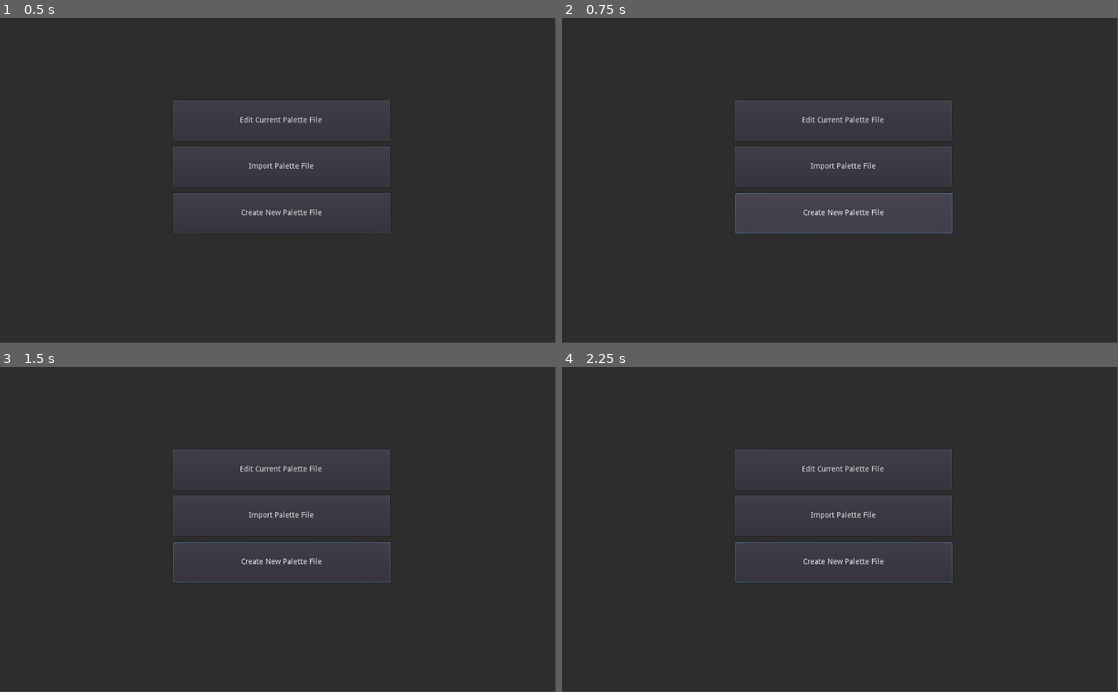
Above: before the commit, frames 1-4 (two rows, left to right).
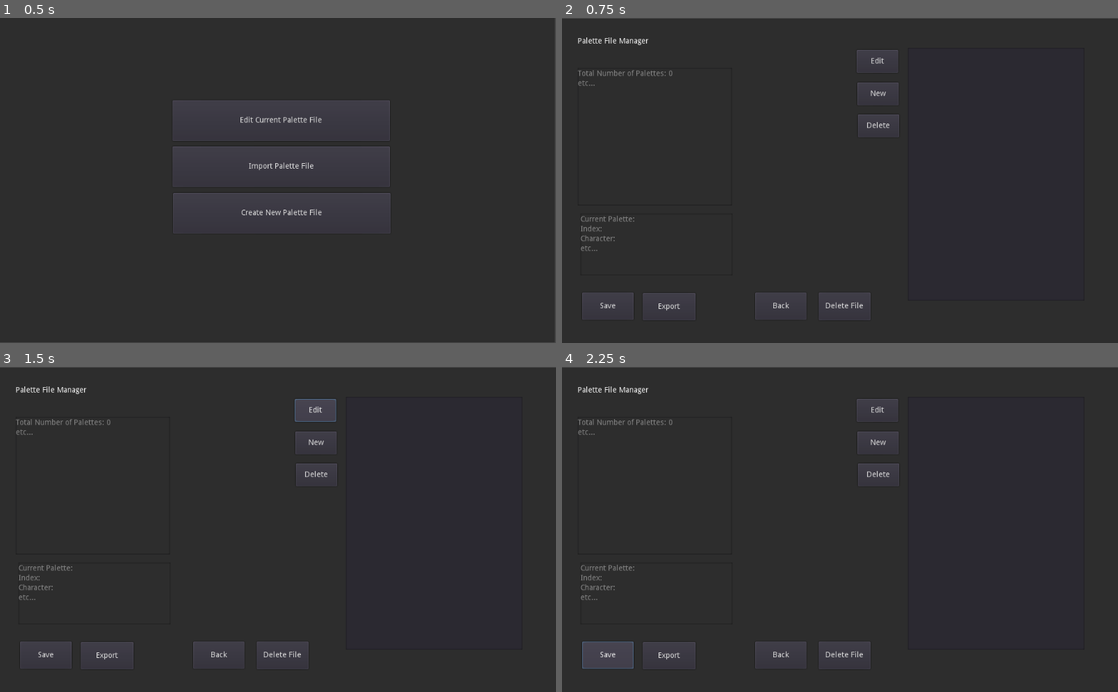
Above: after the commit, the same moments.

Repository: hrszpuk/HFPE
Game: Godot game, scene res://Scenes/Main Menu.tscn
The game is run twice, just before and just after one commit, with the same random seed, the same clock (stepped at 60 frames per second) and the same inputs.
Inputs (mouse positions are in pixels of both pictures, inside the frame that each line leads up to):
- Up to frame 1 (0.5 s): no input
- Up to frame 2 (0.75 s): click "Create New Palette File" at 0.5 s
- Up to frame 3 (1.5 s): click (316, 409) at 1.25 s, where only the run after the commit has a clickable "Edit"
- Up to frame 4 (2.25 s): click (606, 656) at 2 s, where only the run after the commit has a clickable "Save"

Frame 1 is identical in both runs. In frame 2, 9.8% of the frame differs, in the area x 0-100%, y 0-100%; in frame 3, 6.6%; in frame 4, 6.8%.
Error after the commit: Parse Error: Variable "ItemList" shadows a native class. (res://Scenes/PaletteFileManager.gd:3)

Commit message:
Finished designing scenes

Diff:
--- /dev/null
+++ b/source/Scenes/Main Menu.gd
@@ -0,0 +1,4 @@
+extends Control
+
+func _on_CreateFileButton_pressed():
+	get_tree().change_scene("res://Scenes/PaletteFileManager.tscn")
--- a/source/Scenes/Main Menu.tscn
+++ b/source/Scenes/Main Menu.tscn
@@ -1,13 +1,19 @@
-[gd_scene format=2]
+[gd_scene load_steps=2 format=2]
+
+[ext_resource path="res://Scenes/Main Menu.gd" type="Script" id=1]
 
 [node name="Main Menu" type="Control"]
 anchor_right = 1.0
 anchor_bottom = 1.0
+script = ExtResource( 1 )
 
 [node name="Background" type="ColorRect" parent="."]
 margin_right = 1022.0
 margin_bottom = 599.0
 color = Color( 0.180392, 0.180392, 0.180392, 1 )
+__meta__ = {
+"_edit_use_anchors_": false
+}
 
 [node name="EditCurrentFileButton" type="Button" parent="."]
 margin_left = 318.0
@@ -39,3 +45,5 @@
 __meta__ = {
 "_edit_use_anchors_": false
 }
+
+[connection signal="pressed" from="CreateFileButton" to="." method="_on_CreateFileButton_pressed"]
--- /dev/null
+++ b/source/Scenes/PaletteEditor.tscn
@@ -0,0 +1,117 @@
+[gd_scene load_steps=5 format=2]
+
+[ext_resource path="res://Assets/proj/goto/super.png" type="Texture" id=1]
+[ext_resource path="res://Assets/char/goto/idle.png" type="Texture" id=2]
+[ext_resource path="res://Assets/proj/goto/attack.png" type="Texture" id=3]
+
+[sub_resource type="Theme" id=1]
+
+[node name="PaletteEditor" type="Control"]
+anchor_right = 1.0
+anchor_bottom = 1.0
+__meta__ = {
+"_edit_use_anchors_": false
+}
+
+[node name="Background" type="ColorRect" parent="."]
+margin_top = 1.0
+margin_right = 1024.0
+margin_bottom = 603.0
+color = Color( 0.180392, 0.180392, 0.180392, 1 )
+__meta__ = {
+"_edit_use_anchors_": false
+}
+
+[node name="ColorList" type="ItemList" parent="."]
+margin_left = 571.0
+margin_top = 33.0
+margin_right = 685.0
+margin_bottom = 488.0
+__meta__ = {
+"_edit_use_anchors_": false
+}
+
+[node name="CharacterPanel" type="Panel" parent="."]
+margin_left = 17.0
+margin_top = 34.0
+margin_right = 312.0
+margin_bottom = 375.0
+theme = SubResource( 1 )
+__meta__ = {
+"_edit_use_anchors_": false
+}
+
+[node name="CharacterSprite" type="Sprite" parent="CharacterPanel"]
+position = Vector2( 148, 169 )
+scale = Vector2( 5.4375, 5.1875 )
+texture = ExtResource( 2 )
+hframes = 4
+
+[node name="AttackPanel" type="Panel" parent="."]
+margin_left = 322.0
+margin_top = 35.0
+margin_right = 561.0
+margin_bottom = 250.0
+__meta__ = {
+"_edit_use_anchors_": false
+}
+
+[node name="AttackSprite" type="Sprite" parent="AttackPanel"]
+position = Vector2( 120.5, 107.5 )
+scale = Vector2( 7.40625, 6.65625 )
+texture = ExtResource( 3 )
+hframes = 4
+
+[node name="SuperPanel" type="Panel" parent="."]
+margin_left = 322.0
+margin_top = 259.0
+margin_right = 561.0
+margin_bottom = 483.0
+__meta__ = {
+"_edit_use_anchors_": false
+}
+
+[node name="SuperSprite" type="Sprite" parent="SuperPanel"]
+position = Vector2( 120.5, 111 )
+scale = Vector2( 4.9375, 4.625 )
+texture = ExtResource( 1 )
+hframes = 4
+
+[node name="AnimationButton" type="OptionButton" parent="."]
+margin_left = 161.0
+margin_top = 386.0
+margin_right = 310.0
+margin_bottom = 425.0
+__meta__ = {
+"_edit_use_anchors_": false
+}
+
+[node name="CharacterFlipped" type="CheckButton" parent="."]
+margin_left = 78.0
+margin_top = 386.0
+margin_right = 154.0
+margin_bottom = 426.0
+__meta__ = {
+"_edit_use_anchors_": false
+}
+
+[node name="FlippedLabel" type="Label" parent="."]
+margin_left = 11.0
+margin_top = 390.0
+margin_right = 90.0
+margin_bottom = 421.0
+text = "Flipped:"
+align = 1
+valign = 1
+__meta__ = {
+"_edit_use_anchors_": false
+}
+
+[node name="ColorPicker" type="ColorPicker" parent="."]
+margin_left = 701.0
+margin_top = 31.0
+margin_right = 1009.0
+margin_bottom = 493.0
+__meta__ = {
+"_edit_use_anchors_": false
+}
--- /dev/null
+++ b/source/Scenes/PaletteFileManager.gd
@@ -0,0 +1,13 @@
+extends Control
+
+onready var ItemList = $ItemList
+onready var ItemTexture = preload("res://Assets/logo.png")
+
+func _on_BackButton_pressed():
+	get_tree().change_scene("res://Scenes/Main Menu.tscn")
+
+
+func _on_NewButton_pressed():
+	ItemList.add_item("Test", ItemTexture, true)
+	ItemList.ensure_current_is_visible()
+	print(ItemList.get_item_count())
--- /dev/null
+++ b/source/Scenes/PaletteFileManager.tscn
@@ -0,0 +1,139 @@
+[gd_scene load_steps=2 format=2]
+
+[ext_resource path="res://Scenes/PaletteFileManager.gd" type="Script" id=1]
+
+[node name="PaletteFileManager" type="Control"]
+anchor_right = 1.0
+anchor_bottom = 1.0
+script = ExtResource( 1 )
+__meta__ = {
+"_edit_use_anchors_": false
+}
+
+[node name="Background" type="ColorRect" parent="."]
+margin_top = 1.0
+margin_right = 1024.0
+margin_bottom = 601.0
+color = Color( 0.180392, 0.180392, 0.180392, 1 )
+__meta__ = {
+"_edit_use_anchors_": false
+}
+
+[node name="ItemList" type="ItemList" parent="."]
+margin_left = 637.0
+margin_top = 55.0
+margin_right = 962.0
+margin_bottom = 522.0
+items = [ "Shoto Goto", null, false ]
+fixed_column_width = 1
+__meta__ = {
+"_edit_use_anchors_": false
+}
+
+[node name="MainLabel" type="Label" parent="."]
+margin_left = 29.0
+margin_top = 36.0
+margin_right = 188.0
+margin_bottom = 50.0
+text = "Palette File Manager"
+__meta__ = {
+"_edit_use_anchors_": false
+}
+
+[node name="EditButton" type="Button" parent="."]
+margin_left = 543.0
+margin_top = 59.0
+margin_right = 619.0
+margin_bottom = 101.0
+rect_pivot_offset = Vector2( 59, 21 )
+text = "Edit"
+__meta__ = {
+"_edit_use_anchors_": false
+}
+
+[node name="NewButton" type="Button" parent="."]
+margin_left = 544.0
+margin_top = 119.0
+margin_right = 620.0
+margin_bottom = 161.0
+rect_pivot_offset = Vector2( 59, 21 )
+text = "New"
+__meta__ = {
+"_edit_use_anchors_": false
+}
+
+[node name="DeleteButton" type="Button" parent="."]
+margin_left = 545.0
+margin_top = 178.0
+margin_right = 621.0
+margin_bottom = 220.0
+text = "Delete"
+__meta__ = {
+"_edit_use_anchors_": false
+}
+
+[node name="OverallInfographic" type="TextEdit" parent="."]
+margin_left = 29.0
+margin_top = 92.0
+margin_right = 313.0
+margin_bottom = 346.0
+text = "Total Number of Palettes: 0
+etc..."
+readonly = true
+__meta__ = {
+"_edit_use_anchors_": false
+}
+
+[node name="CurrentInfographic" type="TextEdit" parent="."]
+margin_left = 34.0
+margin_top = 361.0
+margin_right = 314.0
+margin_bottom = 475.0
+text = "Current Palette:
+Index:
+Character:
+etc..."
+readonly = true
+__meta__ = {
+"_edit_use_anchors_": false
+}
+
+[node name="SaveMenuButton" type="Button" parent="."]
+margin_left = 37.0
+margin_top = 507.0
+margin_right = 132.0
+margin_bottom = 557.0
+text = "Save"
+
+[node name="ExportMenuButton" type="Button" parent="."]
+margin_left = 149.0
+margin_top = 508.0
+margin_right = 246.0
+margin_bottom = 558.0
+text = "Export"
+__meta__ = {
+"_edit_use_anchors_": false
+}
+
+[node name="BackButton" type="Button" parent="."]
+margin_left = 356.0
+margin_top = 507.0
+margin_right = 450.0
+margin_bottom = 557.0
+text = "Back"
+__meta__ = {
+"_edit_use_anchors_": false
+}
+
+[node name="DeleteMenuButton" type="Button" parent="."]
+margin_left = 473.0
+margin_top = 507.0
+margin_right = 568.0
+margin_bottom = 558.0
+text = "Delete File"
+__meta__ = {
+"_edit_use_anchors_": false
+}
+
+[connection signal="pressed" from="NewButton" to="." method="_on_NewButton_pressed"]
+[connection signal="pressed" from="BackButton" to="." method="_on_BackButton_pressed"]
